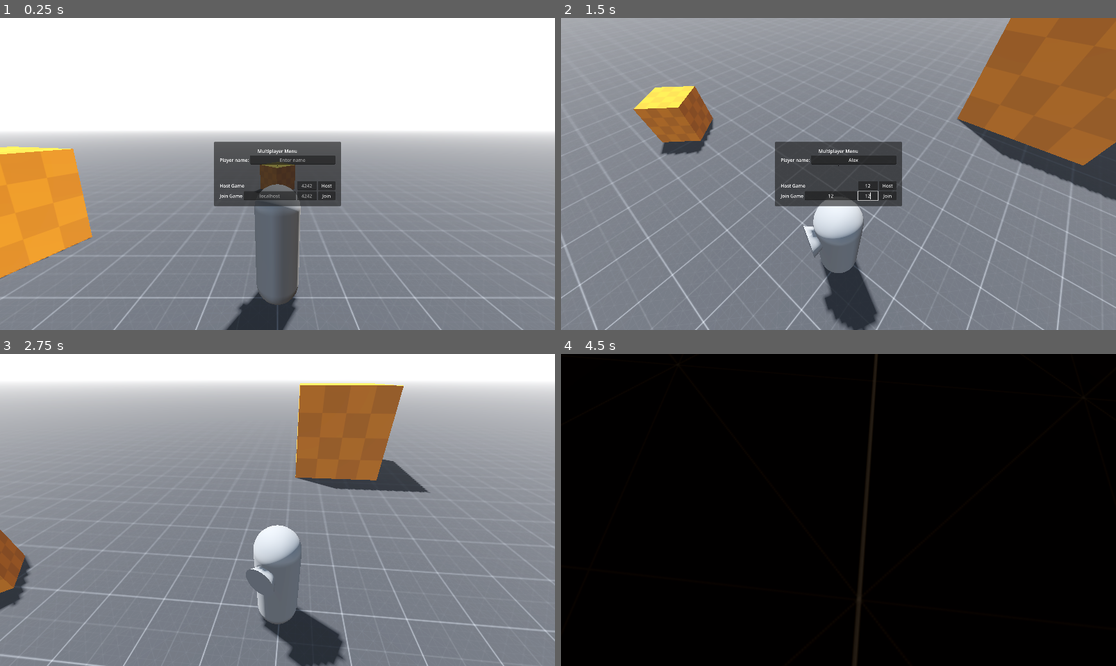
Above: before the commit, frames 1-4 (two rows, left to right).
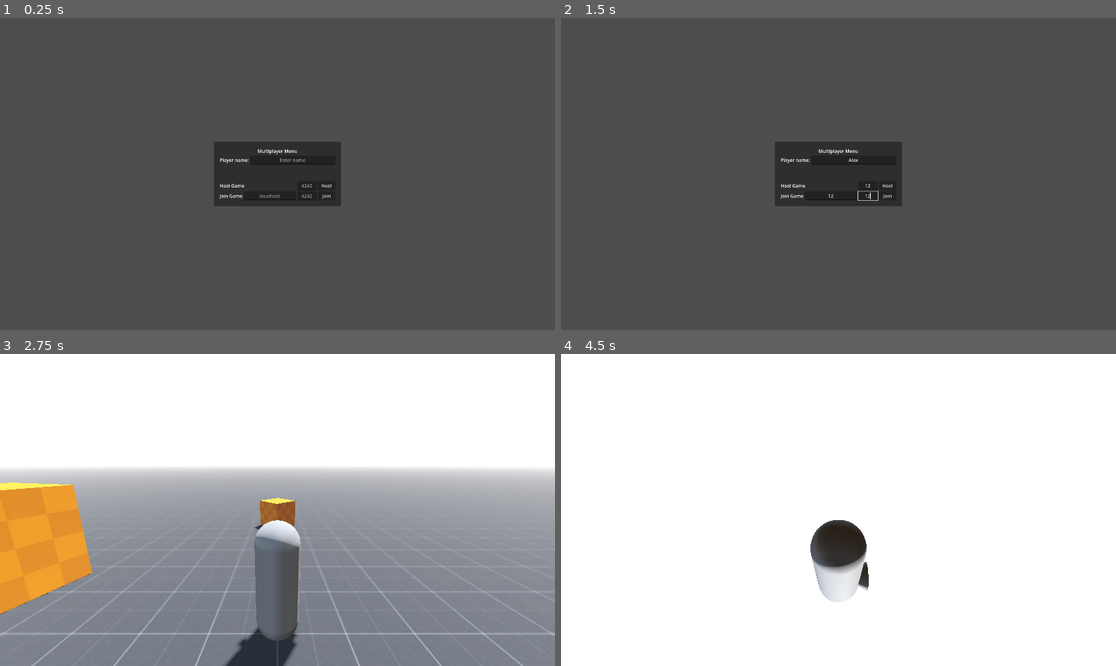
Above: after the commit, the same moments.

Repository: hackenshaw/act-normal
Game: Godot game, scene res://scenes/main.tscn
Same seed, same stepped clock (60 frames per second), same inputs: the game is played once before the commit and once after it.
Inputs (mouse positions are in pixels of both pictures, inside the frame that each line leads up to):
- Up to frame 1 (0.25 s): no input
- Up to frame 2 (1.5 s): click (855, 161) at 0.52 s; type "Alex" at 0.6 s; click (866, 186) at 0.75 s; type "12" at 0.83 s; click (832, 195) at 0.98 s; type "12" at 1.07 s; click (866, 195) at 1.27 s; type "12" at 1.35 s
- Up to frame 3 (2.75 s): click "Host" at 2 s
- Up to frame 4 (4.5 s): tap Enter (ui_accept) at 2.75, 3.02, 3.77 s; move the mouse to (960, 494) at 2.77 s; hold D (right) 2.78-3.53 s; move the mouse to (727, 525) at 3.52 s; hold S (backward) 3.53-4.28 s; move the mouse to (894, 441) at 4.27 s; hold D (right) from 4.28 s (still down)

The runs differ from the first frame. In frame 1, 97% of the frame differs, in the area x 0-100%, y 0-100%; in frame 2, 96%; in frame 3, 49%; in frame 4, 100%.

Commit message:
Add multiplayer authority (and update to Godot 4.6)

Diff:
--- a/project.godot
+++ b/project.godot
@@ -8,11 +8,15 @@
 
 config_version=5
 
+[animation]
+
+compatibility/default_parent_skeleton_in_mesh_instance_3d=true
+
 [application]
 
 config/name="ActNormal"
 run/main_scene="uid://c17trh52fmyxf"
-config/features=PackedStringArray("4.5", "Forward Plus")
+config/features=PackedStringArray("4.6", "Forward Plus")
 config/icon="res://icon.svg"
 
 [autoload]
--- a/scenes/main.tscn
+++ b/scenes/main.tscn
@@ -1,9 +1,9 @@
-[gd_scene load_steps=11 format=3 uid="uid://c17trh52fmyxf"]
+[gd_scene format=3 uid="uid://c17trh52fmyxf"]
 
 [ext_resource type="PackedScene" uid="uid://c0itnl3srtyk7" path="res://scenes/demo_location.tscn" id="1_o5qli"]
 [ext_resource type="Script" uid="uid://dx32mxwfboal7" path="res://scripts/main.gd" id="1_tbgi4"]
-[ext_resource type="PackedScene" uid="uid://c3liq1sfmyqp4" path="res://scenes/player.tscn" id="2_0wfyh"]
 [ext_resource type="Script" uid="uid://c6hbieffbdy3k" path="res://scripts/e_net_server.gd" id="3_sugp2"]
+[ext_resource type="Script" uid="uid://du6fettd2wnau" path="res://scripts/players_manager.gd" id="3_tipki"]
 [ext_resource type="Script" uid="uid://bf0fk20vfk5sn" path="res://scripts/e_net_client.gd" id="4_jyhfs"]
 [ext_resource type="PackedScene" uid="uid://rneglae45761" path="res://scenes/multiplayer_menu.tscn" id="4_tefeu"]
 [ext_resource type="Script" uid="uid://djgwpjwunncir" path="res://scripts/multiplayer_menu.gd" id="5_o6xl0"]
@@ -25,36 +25,40 @@
 fog_light_color = Color(1, 1, 1, 1)
 fog_density = 0.002
 
-[node name="Main" type="Node3D"]
+[node name="Main" type="Node3D" unique_id=1954702603]
 script = ExtResource("1_tbgi4")
 
-[node name="World" type="Node3D" parent="."]
+[node name="World" type="Node3D" parent="." unique_id=449712865]
 
-[node name="DirectionalLight3D" type="DirectionalLight3D" parent="World"]
+[node name="DirectionalLight3D" type="DirectionalLight3D" parent="World" unique_id=1108695342]
 transform = Transform3D(-0.8660254, -0.43301278, 0.25, 0, 0.49999997, 0.86602545, -0.50000006, 0.75, -0.43301266, 0, 42.01123, 0)
 shadow_enabled = true
 
-[node name="WorldEnvironment" type="WorldEnvironment" parent="World"]
+[node name="WorldEnvironment" type="WorldEnvironment" parent="World" unique_id=1122577107]
 environment = SubResource("Environment_sugp2")
 
-[node name="DemoLocation" parent="World" instance=ExtResource("1_o5qli")]
+[node name="DemoLocation" parent="World" unique_id=2127402351 instance=ExtResource("1_o5qli")]
 
-[node name="Players" type="Node3D" parent="World"]
+[node name="Players" type="Node" parent="World" unique_id=1614373111]
+unique_name_in_owner = true
+script = ExtResource("3_tipki")
 
-[node name="Player" parent="World/Players" instance=ExtResource("2_0wfyh")]
+[node name="GUI" type="Node" parent="." unique_id=1929224827]
 
-[node name="GUI" type="Node" parent="."]
-
-[node name="MultiplayerMenu" parent="GUI" instance=ExtResource("4_tefeu")]
+[node name="MultiplayerMenu" parent="GUI" unique_id=1313663070 instance=ExtResource("4_tefeu")]
 unique_name_in_owner = true
 script = ExtResource("5_o6xl0")
 
-[node name="ServerInterface" type="Node" parent="."]
+[node name="ServerInterface" type="Node" parent="." unique_id=1626370400]
 
-[node name="ENetServer" type="Node" parent="ServerInterface"]
+[node name="ENetServer" type="Node" parent="ServerInterface" unique_id=1810260858]
 unique_name_in_owner = true
 script = ExtResource("3_sugp2")
 
-[node name="ENetClient" type="Node" parent="ServerInterface"]
+[node name="ENetClient" type="Node" parent="ServerInterface" unique_id=1421458332]
 unique_name_in_owner = true
 script = ExtResource("4_jyhfs")
+
+[node name="MultiplayerSpawner" type="MultiplayerSpawner" parent="." unique_id=310437054]
+_spawnable_scenes = PackedStringArray("uid://c3liq1sfmyqp4")
+spawn_path = NodePath("../World/Players")
--- a/scenes/player.tscn
+++ b/scenes/player.tscn
@@ -15,25 +15,25 @@
 bottom_radius = 0.2
 height = 0.4
 
-[node name="Player" type="CharacterBody3D"]
+[node name="Player" type="CharacterBody3D" unique_id=1303637510]
 script = ExtResource("1_3vyb7")
 
-[node name="CollisionShape3D" type="CollisionShape3D" parent="."]
+[node name="CollisionShape3D" type="CollisionShape3D" parent="." unique_id=1130899947]
 transform = Transform3D(1, 0, 0, 0, 1, 0, 0, 0, 1, 0, 0.85, 0)
 shape = SubResource("CylinderShape3D_u8vuu")
 
-[node name="Visuals" type="Node3D" parent="."]
+[node name="Visuals" type="Node3D" parent="." unique_id=803842388]
 
-[node name="Body" type="MeshInstance3D" parent="Visuals"]
+[node name="Body" type="MeshInstance3D" parent="Visuals" unique_id=181083294]
 transform = Transform3D(1, 0, 0, 0, 1, 0, 0, 0, 1, 0, 0.85, 0)
 mesh = SubResource("CapsuleMesh_u8vuu")
 
-[node name="Face" type="MeshInstance3D" parent="Visuals"]
+[node name="Face" type="MeshInstance3D" parent="Visuals" unique_id=203014624]
 transform = Transform3D(1, 0, 0, 0, -4.371139e-08, -1, 0, 1, -4.371139e-08, 0, 1.2, -0.2)
 mesh = SubResource("CylinderMesh_u8vuu")
 
-[node name="CameraMount" type="Node3D" parent="."]
+[node name="CameraMount" type="Node3D" parent="." unique_id=2022280476]
 transform = Transform3D(1, 0, 0, 0, 1, 0, 0, 0, 1, 0, 1, 0)
 
-[node name="Camera3D" type="Camera3D" parent="CameraMount"]
+[node name="Camera3D" type="Camera3D" parent="CameraMount" unique_id=543481013]
 transform = Transform3D(1, 0, 0, 0, 0.976296, 0.21643962, 0, -0.21643962, 0.976296, 0, 1.4, 2.5)
--- a/scripts/e_net_client.gd
+++ b/scripts/e_net_client.gd
@@ -8,14 +8,9 @@
 
 	multiplayer.multiplayer_peer = network
 	multiplayer.connected_to_server.connect(on_connected_to_server)
-	multiplayer.peer_connected.connect(on_peer_connected)
 
 	print("Connecting to ", host_ip, ":", port)
 
 
 func on_connected_to_server() -> void:
 	print("Connected to server!")
-
-
-func on_peer_connected(id: int) -> void:
-	print("New player (", id, ") joined game!")
--- a/scripts/e_net_server.gd
+++ b/scripts/e_net_server.gd
@@ -1,5 +1,7 @@
 class_name ENetServer
 extends Node
+
+signal spawn_host_player
 
 #@export var port: int = 4242
 @export var max_players: int = 4
@@ -9,10 +11,6 @@
 	network.create_server(port, max_players)
 
 	multiplayer.multiplayer_peer = network
-	multiplayer.peer_connected.connect(on_peer_connected)
 
+	spawn_host_player.emit()
 	print("Server listening on port: ", port)
-
-
-func on_peer_connected(id: int) -> void:
-	print("New player (", id, ") connected to server!")
--- a/scripts/main.gd
+++ b/scripts/main.gd
@@ -5,12 +5,15 @@
 @onready var e_net_server: ENetServer = %ENetServer
 @onready var e_net_client: ENetClient = %ENetClient
 
+@onready var players: PlayersManager = %Players
+
 
 # Called when the node enters the scene tree for the first time.
 func _ready() -> void:
 	multiplayer_menu.host_server_request.connect(e_net_server.start_server)
 	multiplayer_menu.join_server_request.connect(e_net_client.connect_to_server)
 
+	e_net_server.spawn_host_player.connect(players.spawn_host_player)
 
 # Called every frame. 'delta' is the elapsed time since the previous frame.
 func _process(delta: float) -> void:
--- a/scripts/multiplayer_menu.gd
+++ b/scripts/multiplayer_menu.gd
@@ -37,6 +37,6 @@
 
 func set_player_name() -> void:
 	if player_name.text.is_empty():
-		PeerData.name = "Player" + str(randi_range(0, 10))
+		PeerData.name = "Player" + str(randi_range(100_000_000, 999_999_999))
 	else:
 		PeerData.name = player_name.text
--- a/scripts/player.gd
+++ b/scripts/player.gd
@@ -9,14 +9,23 @@
 @export var sensitivity_horizontal: float = 0.5
 @export var sensitivity_vertical: float = 0.5
 
+var pre_auth:int = 666
+
+
+func _ready() -> void:
+	set_multiplayer_authority(name.to_int())
+
 
 func _input(event: InputEvent) -> void:
+	if not is_multiplayer_authority(): return
 	if event is InputEventMouseMotion:
 		rotate_y(deg_to_rad(-event.relative.x * sensitivity_horizontal))
 		visuals.rotate_y(deg_to_rad(event.relative.x * sensitivity_horizontal))
 		camera_mount.rotate_x(deg_to_rad(-event.relative.y * sensitivity_vertical))
 
+
 func _physics_process(delta: float) -> void:
+	if not is_multiplayer_authority(): return
 	# Add the gravity.
 	if not is_on_floor():
 		velocity += get_gravity() * delta
--- /dev/null
+++ b/scripts/players_manager.gd
@@ -0,0 +1,21 @@
+class_name PlayersManager
+extends Node
+
+const PLAYER_SCENE = preload("uid://c3liq1sfmyqp4")
+
+
+# Called when the node enters the scene tree for the first time.
+func _ready() -> void:
+	multiplayer.peer_connected.connect(on_peer_connected)
+
+
+func on_peer_connected(id: int) -> void:
+	if multiplayer.is_server():
+		var player = PLAYER_SCENE.instantiate()
+		player.name = str(id)
+
+		add_child(player)
+
+
+func spawn_host_player() -> void:
+	on_peer_connected(1)
Not shown: 1 places in scenes/player.tscn that only renumber resources
Not shown, added: scripts/players_manager.gd.uid
